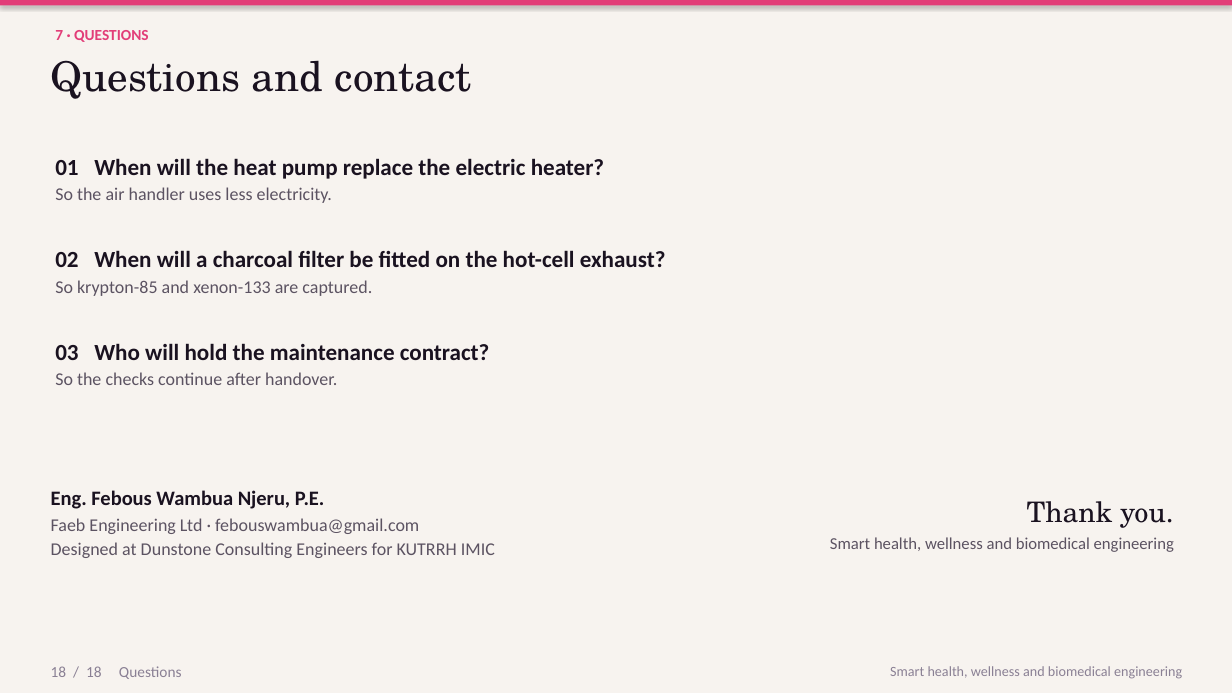
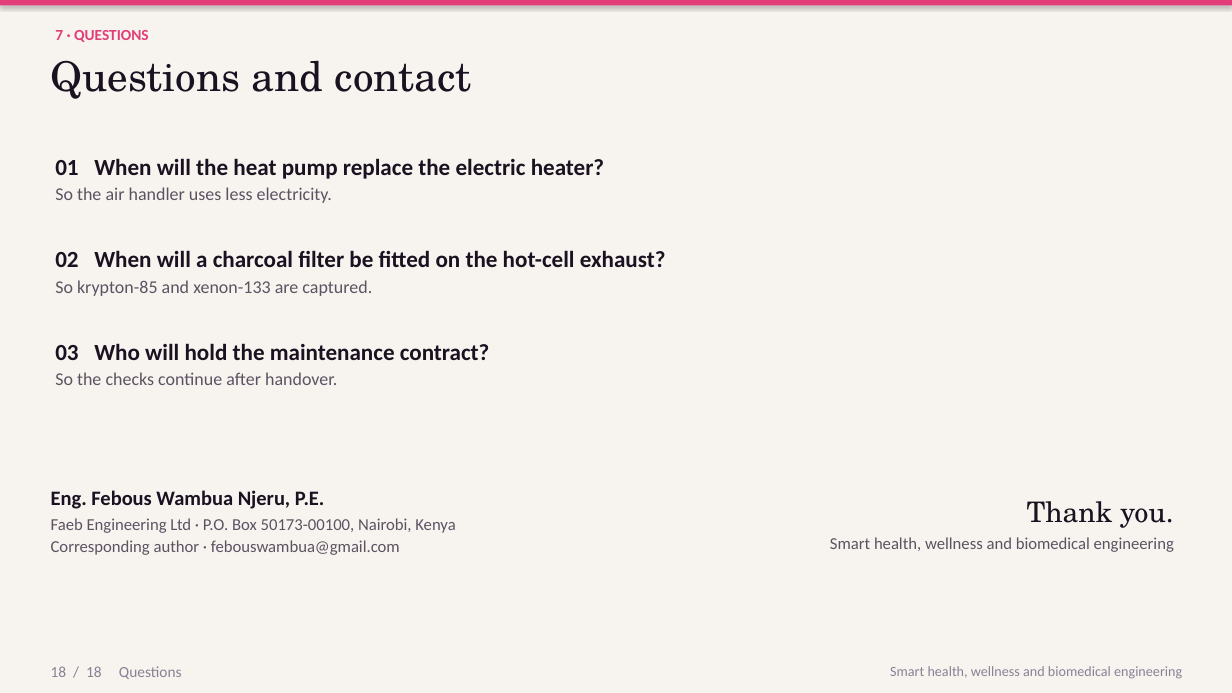
Before and after one commit to kakaijacob/Special-Operations-Schema, a slide deck: slide 18 of iek-talks/IEK_Cyclotron_HVAC_18_slides.pptx. Drawn at 1232x693 pixels with LibreOffice and Linux fonts; fonts in the diff are those of the drawing. Boxes give left, top, right and bottom in pixels: in the first picture for what was removed or moved away, otherwise in the second. Text is boxed around its words. In the diff, an @@ line names an element or a change of style, - is before the commit and + after.

```diff
--- a/iek-talks/IEK_Cyclotron_HVAC_18_slides.pptx
+++ b/iek-talks/IEK_Cyclotron_HVAC_18_slides.pptx
@@ text at box(51, 518, 455, 555): text changed; size 14 to 13 pt @@
-Faeb Engineering Ltd · febouswambua@gmail.com
-Designed at Dunstone Consulting Engineers for KUTRRH IMIC
+Faeb Engineering Ltd · P.O. Box 50173-00100, Nairobi, Kenya
+Corresponding author · febouswambua@gmail.com
```
Also in this commit, not shown: 3 other slides changed, 1 other file.
